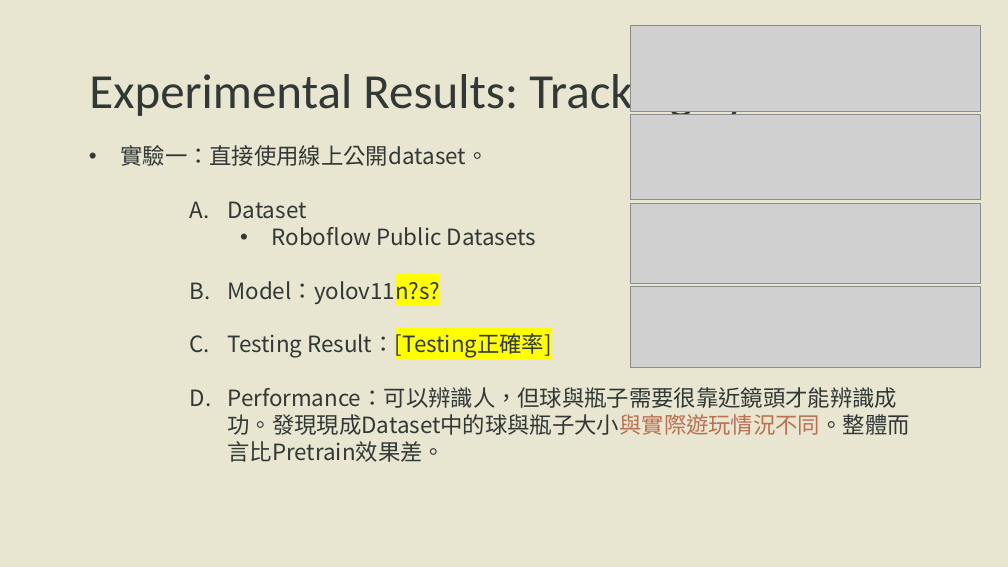
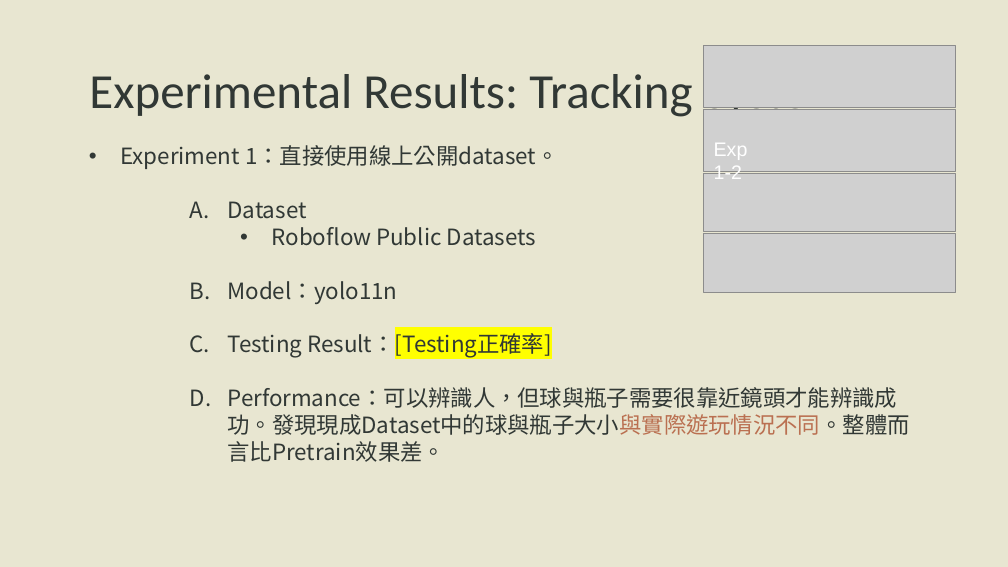
Before and after one commit to Ken0221/final_project_intro_to_ai, a slide deck: slide 12 of AI-final-presentation.pptx. Drawn at 1008x567 pixels with LibreOffice and Linux fonts; fonts in the diff are those of the drawing; grey boxes stand for pictures; background and template pictures are left out. Boxes give left, top, right and bottom in pixels: in the first picture for what was removed or moved away, otherwise in the second. Text is boxed around its words. In the diff, an @@ line names an element or a change of style, - is before the commit and + after.

```diff
--- a/AI-final-presentation.pptx
+++ b/AI-final-presentation.pptx
@@ picture: place and size @@
-picture at (631,25,981,111)
+picture at (704,46,956,108)
@@ picture: place and size @@
-picture at (631,115,981,201)
+picture at (704,110,956,171)
@@ text at (120,145,559,169): text changed @@
-• 實驗一：直接使用線上公開dataset。
+• Experiment 1：直接使用線上公開dataset。
@@ text added at (714,143,748,179), 14 pt, text #FFFFFF @@
+Exp 1-2
@@ picture: place and size @@
-picture at (631,204,981,284)
+picture at (704,173,956,231)
@@ picture: place and size @@
-picture at (631,286,981,368)
+picture at (704,234,956,292)
@@ text at (228,281,398,304): text changed @@
-    B. Model：yolov11n?s?
+    B. Model：yolo11n
```
Also in this commit, not shown: 4 other slides changed, 3 slides added.
